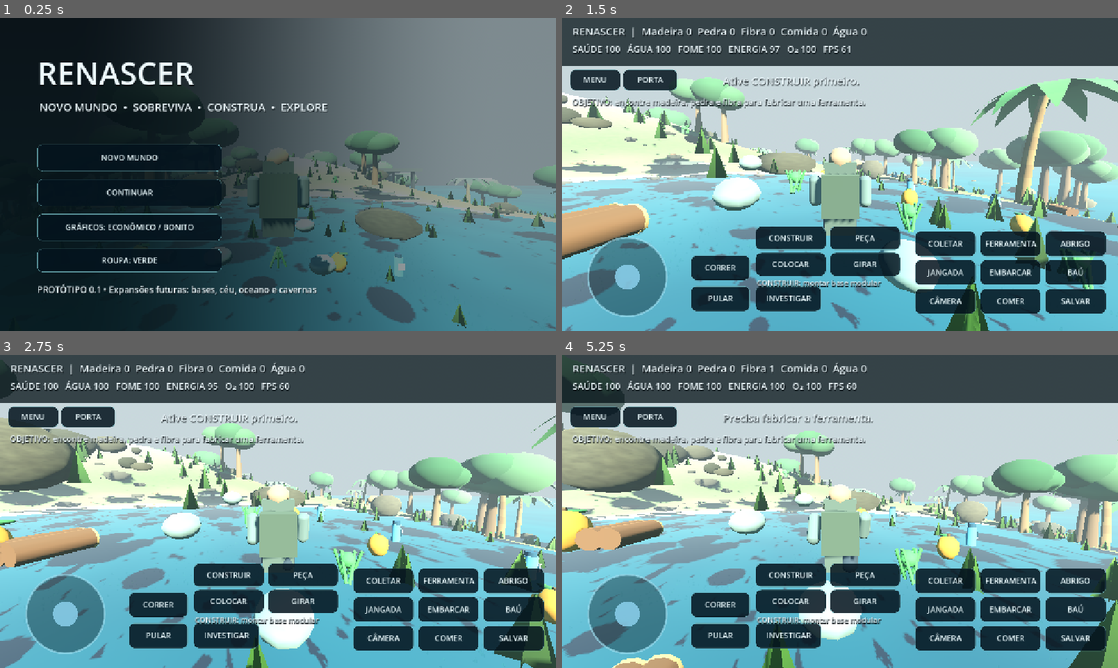
Above: before the commit, frames 1-4 (two rows, left to right).
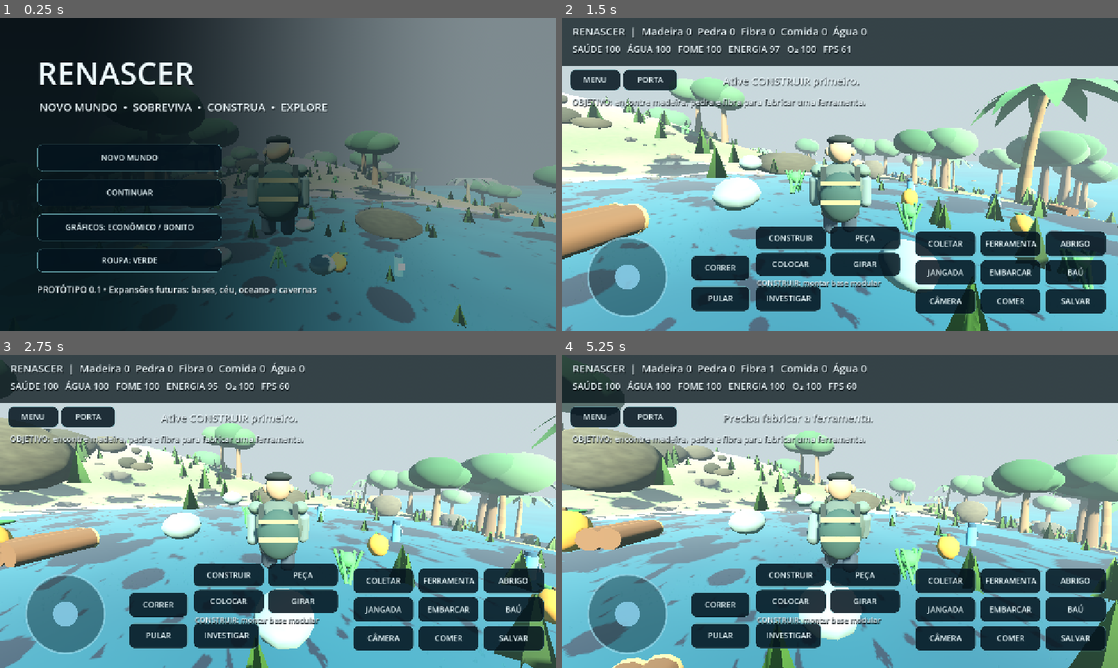
Above: after the commit, the same moments.

Repository: ronaldweker-prog/game
Game: Godot game, scene res://scenes/main.tscn
Two runs of this game, one before a commit and one after it. Both use one fixed random seed, a clock stepped at 60 frames per second and the inputs below.
Inputs (mouse positions are in pixels of both pictures, inside the frame that each line leads up to):
- Up to frame 1 (0.25 s): no input
- Up to frame 2 (1.5 s): click "NOVO MUNDO" at 0.5 s; tap Enter at 1.25 s; move the mouse to (867, 174) at 1.27 s; hold W from 1.28 s (still down); hold Shift from 1.28 s (still down); click (867, 174) at 1.42 s
- Up to frame 3 (2.75 s): keep holding W; tap Space at 1.52, 2.27 s; move the mouse to (250, 511) at 2.02 s; release Shift at 2.03 s; tap Ctrl at 2.1 s
- Up to frame 4 (5.25 s): keep holding W; move the mouse to (851, 505) at 2.77 s; tap E at 2.85 s; move the mouse to (834, 517) at 3.52 s; tap F at 3.6 s; click (834, 517) at 3.67 s; tap Space at 3.77, 4.52 s; move the mouse to (878, 514) at 4.27 s; tap B at 4.35 s; move the mouse to (795, 508) at 5.02 s; tap R at 5.1 s

The runs differ from the first frame. In frame 1, 0.9% of the frame differs, in the area x 44-60%, y 37-79%; in frame 2, 1.7%; in frame 3, 1.8%, in the area x 43-56%, y 37-85%; in frame 4, 1.8%.

Commit message:
Integrar personagem 3D detalhado mantendo câmeras, roupas e animações existentes

Diff:
--- a/scripts/Main.gd
+++ b/scripts/Main.gd
@@ -10,6 +10,7 @@
 const UI_SKIN = preload("res://scripts/UISkin.gd")
 const CHARACTER_MOTION = preload("res://scripts/CharacterMotion.gd")
 const RESOURCE_VISUAL = preload("res://scripts/ResourceVisual.gd")
+const CHARACTER_APPEARANCE = preload("res://scripts/CharacterAppearance.gd")
 const BUILDING_SYSTEM = preload("res://scripts/BuildingSystem.gd")
 var game_config: Dictionary = {}
 var playing := false
@@ -204,9 +205,7 @@
 	player_visuals = Node3D.new()
 	player_visuals.name = "VisualDoPersonagem"
 	player.add_child(player_visuals)
-	body = _cube(player_visuals,Vector3(0,1.0,0),Vector3(0.72,1.7,0.44),Color("54635b"))
-	_ball(player_visuals,Vector3(0,1.92,0),0.28,Color("af8b72"))
-	_cube(player_visuals,Vector3(0,1.1,0.36),Vector3(0.8,0.95,0.25),Color("47584b"))
+	body = CHARACTER_APPEARANCE.create_body(player_visuals)
 	pivot = Node3D.new()
 	pivot.position.y = 1.55
 	player.add_child(pivot)
